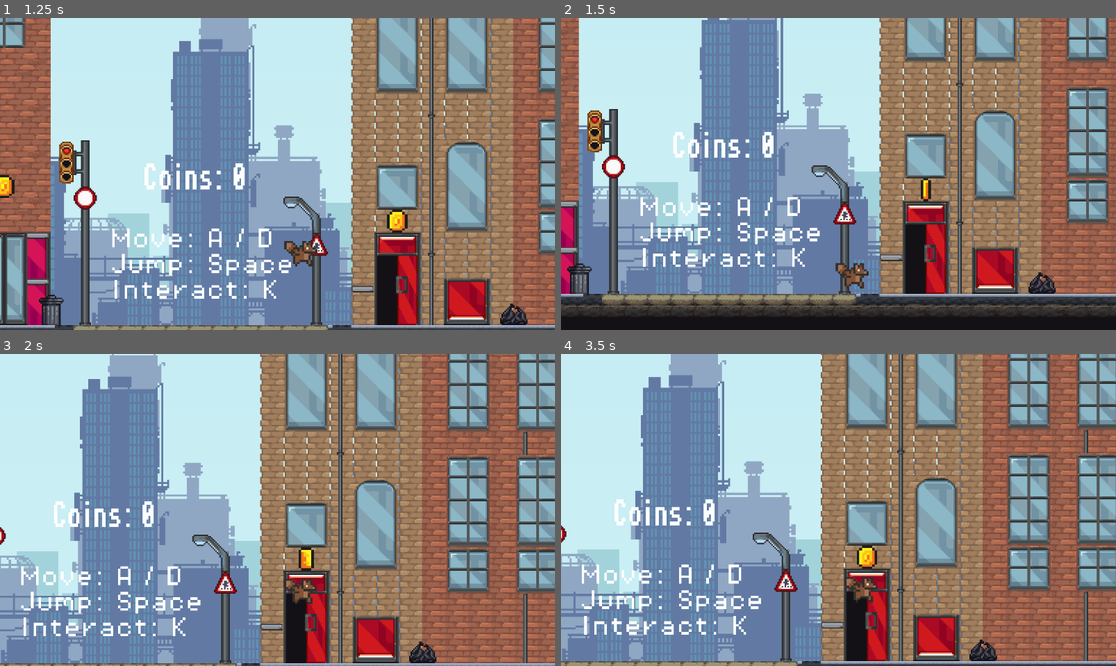
Above: before the commit, frames 1-4 (two rows, left to right).
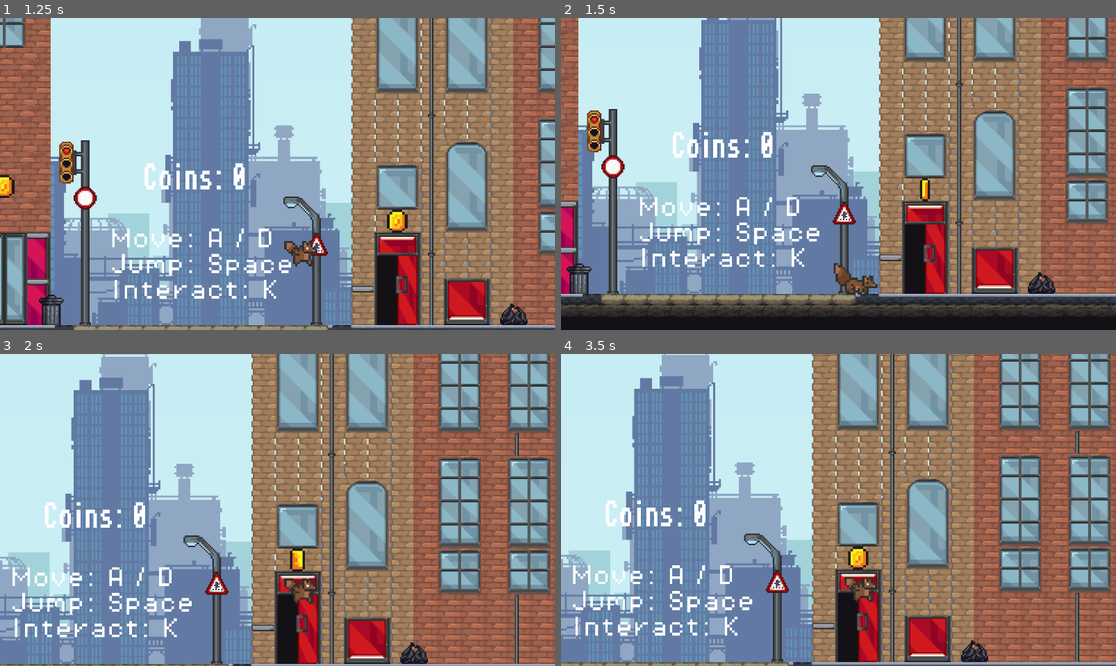
Above: after the commit, the same moments.

Repository: CS196Illinois/FA25-Group6
Game: Godot game, scene res://Scene/games.tscn
Two runs of this game, one before a commit and one after it. Both use one fixed random seed, a clock stepped at 60 frames per second and the inputs below.
Inputs:
- Up to frame 1 (1.25 s): hold Right (move_right) from 0.53 s (still down); hold K (interact) from 0.53 s (still down); tap Space (jump) at 0.77 s
- Up to frame 2 (1.5 s): keep holding Right (move_right); release K (interact) at 1.28 s; tap K (interact) at 1.35 s
- Up to frame 3 (2 s): keep holding Right (move_right); tap Space (jump) at 1.52 s
- Up to frame 4 (3.5 s): release Right (move_right) at 2.03 s; hold A (move_left) 2.03-2.78 s; hold K (interact) 2.03-2.78 s; hold Right (move_right) from 2.78 s (still down); tap K (interact) at 2.85 s; tap Space (jump) at 3.02 s

Frame 1 is identical in both runs. In frame 2, 5.8% of the frame differs, in the area x 0-99%, y 0-96%; in frame 3, 39%; in frame 4, 40%, in the area x 0-100%, y 0-100%.

Commit message:
add npcs and interact with npcs to collect coins

Diff:
--- a/cs-honors-proj/Scene/coin.tscn
+++ b/cs-honors-proj/Scene/coin.tscn
@@ -98,6 +98,45 @@
 
 [sub_resource type="CircleShape2D" id="CircleShape2D_2ap71"]
 radius = 8.0
+
+[sub_resource type="Animation" id="Animation_o6s8f"]
+length = 0.001
+tracks/0/type = "value"
+tracks/0/imported = false
+tracks/0/enabled = true
+tracks/0/path = NodePath("AnimatedSprite2D:visible")
+tracks/0/interp = 1
+tracks/0/loop_wrap = true
+tracks/0/keys = {
+"times": PackedFloat32Array(0),
+"transitions": PackedFloat32Array(1),
+"update": 1,
+"values": [true]
+}
+tracks/1/type = "value"
+tracks/1/imported = false
+tracks/1/enabled = true
+tracks/1/path = NodePath("CollisionShape2D:disabled")
+tracks/1/interp = 1
+tracks/1/loop_wrap = true
+tracks/1/keys = {
+"times": PackedFloat32Array(0),
+"transitions": PackedFloat32Array(1),
+"update": 1,
+"values": [false]
+}
+tracks/2/type = "value"
+tracks/2/imported = false
+tracks/2/enabled = true
+tracks/2/path = NodePath("pickupsound:playing")
+tracks/2/interp = 1
+tracks/2/loop_wrap = true
+tracks/2/keys = {
+"times": PackedFloat32Array(0),
+"transitions": PackedFloat32Array(1),
+"update": 1,
+"values": [false]
+}
 
 [sub_resource type="Animation" id="Animation_1g4lx"]
 resource_name = "pickup"
@@ -152,45 +191,6 @@
 }]
 }
 
-[sub_resource type="Animation" id="Animation_o6s8f"]
-length = 0.001
-tracks/0/type = "value"
-tracks/0/imported = false
-tracks/0/enabled = true
-tracks/0/path = NodePath("AnimatedSprite2D:visible")
-tracks/0/interp = 1
-tracks/0/loop_wrap = true
-tracks/0/keys = {
-"times": PackedFloat32Array(0),
-"transitions": PackedFloat32Array(1),
-"update": 1,
-"values": [true]
-}
-tracks/1/type = "value"
-tracks/1/imported = false
-tracks/1/enabled = true
-tracks/1/path = NodePath("CollisionShape2D:disabled")
-tracks/1/interp = 1
-tracks/1/loop_wrap = true
-tracks/1/keys = {
-"times": PackedFloat32Array(0),
-"transitions": PackedFloat32Array(1),
-"update": 1,
-"values": [false]
-}
-tracks/2/type = "value"
-tracks/2/imported = false
-tracks/2/enabled = true
-tracks/2/path = NodePath("pickupsound:playing")
-tracks/2/interp = 1
-tracks/2/loop_wrap = true
-tracks/2/keys = {
-"times": PackedFloat32Array(0),
-"transitions": PackedFloat32Array(1),
-"update": 1,
-"values": [false]
-}
-
 [sub_resource type="AnimationLibrary" id="AnimationLibrary_71t1m"]
 _data = {
 &"RESET": SubResource("Animation_o6s8f"),
@@ -202,6 +202,7 @@
 script = ExtResource("1_5e757")
 
 [node name="AnimatedSprite2D" type="AnimatedSprite2D" parent="."]
+z_index = 3
 scale = Vector2(1.7599983, 1.6037817)
 sprite_frames = SubResource("SpriteFrames_d6513")
 autoplay = "default"
--- a/cs-honors-proj/Scene/games.tscn
+++ b/cs-honors-proj/Scene/games.tscn
@@ -1066,7 +1066,7 @@
 tile_set = SubResource("TileSet_r3qop")
 format = 2
 layer_0/name = "ground"
-layer_0/tile_data = PackedInt32Array(393198, 720897, 6, 3931 …(4704 unchanged characters)…  0, 524269, 786433, 0, 589805, 786433, 0)
+layer_0/tile_data = PackedInt32Array(393198, 720897, 6, 3931 …(4704 unchanged characters)…  0, 524269, 786433, 0, 589805, 786433, 0, 393187, 196609, 6, 393186, 196609, 6, 393185, 196609, 6, 393184, 196609, 6, 393183, 196609, 6, 393182, 196609, 6, 393181, 196609, 6, 393180, 196609, 6, 393179, 196609, 6, 393178, 196609, 6, 393177, 196609, 6, 393176, 196609, 6, 393175, 196609, 6, 393174, 196609, 6, 393173, 196609, 6, 393172, 196609, 6, 393171, 196609, 6, 393170, 196609, 6, 327714, 196609, 6, 327715, 196609, 6, 327716, 196609, 6, 327717, 196609, 6, 327718, 196609, 6, 327719, 196609, 6, 327720, 196609, 6, 327721, 196609, 6, 327722, 196609, 6, 327727, 196609, 6, 327728, 196609, 6, 327730, 196609, 6, 327731, 196609, 6, 327732, 196609, 6, 327723, 196609, 6, 327724, 196609, 6, 327725, 196609, 6, 327726, 196609, 6, 327729, 196609, 6)
 layer_1/name = "building"
 layer_1/tile_data = PackedInt32Array(-655359, 1966080, 6, -589823, 1966080, 6, -524287, 1966080, 6, -458751, 1966080, 6 …(16298 unchanged characters)…
 layer_2/name = "decoration"
--- a/cs-honors-proj/Scene/human.tscn
+++ b/cs-honors-proj/Scene/human.tscn
@@ -1,7 +1,22 @@
-[gd_scene load_steps=11 format=3 uid="uid://cv3om3vpm206i"]
+[gd_scene load_steps=24 format=3 uid="uid://cv3om3vpm206i"]
 
 [ext_resource type="Script" uid="uid://b511xfvpn0iuo" path="res://Script/human.gd" id="1_woi7x"]
 [ext_resource type="Texture2D" uid="uid://di64s7xpittlc" path="res://Asset/sprite/HMMWalkBare.png" id="1_ytu0o"]
+[ext_resource type="Texture2D" uid="uid://bu8112p7vvcww" path="res://Asset/sprite/HMMHurtBare.png" id="2_tunnn"]
+[ext_resource type="Texture2D" uid="uid://6mifj5kbotrx" path="res://Asset/sprite/HMMRunBare.png" id="4_p1u2g"]
+[ext_resource type="AudioStream" uid="uid://icmjynt0kgpn" path="res://Asset/sounds/hurt.wav" id="5_p1u2g"]
+
+[sub_resource type="AtlasTexture" id="AtlasTexture_yxhyb"]
+atlas = ExtResource("2_tunnn")
+region = Rect2(0, 0, 256, 256)
+
+[sub_resource type="AtlasTexture" id="AtlasTexture_5l0b1"]
+atlas = ExtResource("2_tunnn")
+region = Rect2(256, 0, 256, 256)
+
+[sub_resource type="AtlasTexture" id="AtlasTexture_f5i1q"]
+atlas = ExtResource("2_tunnn")
+region = Rect2(512, 0, 256, 256)
 
 [sub_resource type="AtlasTexture" id="AtlasTexture_woi7x"]
 atlas = ExtResource("1_ytu0o")
@@ -31,8 +46,46 @@
 atlas = ExtResource("1_ytu0o")
 region = Rect2(1536, 0, 256, 256)
 
+[sub_resource type="AtlasTexture" id="AtlasTexture_607v0"]
+atlas = ExtResource("4_p1u2g")
+region = Rect2(256, 0, 256, 256)
+
+[sub_resource type="AtlasTexture" id="AtlasTexture_une5q"]
+atlas = ExtResource("4_p1u2g")
+region = Rect2(512, 0, 256, 256)
+
+[sub_resource type="AtlasTexture" id="AtlasTexture_ooqyn"]
+atlas = ExtResource("4_p1u2g")
+region = Rect2(768, 0, 256, 256)
+
+[sub_resource type="AtlasTexture" id="AtlasTexture_mklaf"]
+atlas = ExtResource("4_p1u2g")
+region = Rect2(1024, 0, 256, 256)
+
+[sub_resource type="AtlasTexture" id="AtlasTexture_txiui"]
+atlas = ExtResource("4_p1u2g")
+region = Rect2(1280, 0, 256, 256)
+
+[sub_resource type="AtlasTexture" id="AtlasTexture_amdya"]
+atlas = ExtResource("4_p1u2g")
+region = Rect2(1536, 0, 256, 256)
+
 [sub_resource type="SpriteFrames" id="SpriteFrames_yxhyb"]
 animations = [{
+"frames": [{
+"duration": 1.0,
+"texture": SubResource("AtlasTexture_yxhyb")
+}, {
+"duration": 1.0,
+"texture": SubResource("AtlasTexture_5l0b1")
+}, {
+"duration": 1.0,
+"texture": SubResource("AtlasTexture_f5i1q")
+}],
+"loop": false,
+"name": &"beat",
+"speed": 10.0
+}, {
 "frames": [{
 "duration": 1.0,
 "texture": SubResource("AtlasTexture_woi7x")
@@ -58,13 +111,57 @@
 "loop": true,
 "name": &"default",
 "speed": 5.0
+}, {
+"frames": [{
+"duration": 1.0,
+"texture": SubResource("AtlasTexture_607v0")
+}, {
+"duration": 1.0,
+"texture": SubResource("AtlasTexture_une5q")
+}, {
+"duration": 1.0,
+"texture": SubResource("AtlasTexture_ooqyn")
+}, {
+"duration": 1.0,
+"texture": SubResource("AtlasTexture_mklaf")
+}, {
+"duration": 1.0,
+"texture": SubResource("AtlasTexture_txiui")
+}, {
+"duration": 1.0,
+"texture": SubResource("AtlasTexture_amdya")
+}],
+"loop": true,
+"name": &"runaway",
+"speed": 10.0
 }]
+
+[sub_resource type="RectangleShape2D" id="RectangleShape2D_tunnn"]
+size = Vector2(22, 37)
 
 [node name="human" type="Node2D"]
 z_index = 5
 script = ExtResource("1_woi7x")
 
 [node name="AnimatedSprite2D" type="AnimatedSprite2D" parent="."]
+position = Vector2(-0.99999994, -23)
+scale = Vector2(0.16999605, 0.1857844)
 sprite_frames = SubResource("SpriteFrames_yxhyb")
+animation = &"beat"
 autoplay = "default"
-frame_progress = 0.70610154
+frame = 2
+frame_progress = 1.0
+
+[node name="Area2D" type="Area2D" parent="."]
+collision_mask = 2
+
+[node name="CollisionShape2D" type="CollisionShape2D" parent="Area2D"]
+position = Vector2(-2, -18.5)
+shape = SubResource("RectangleShape2D_tunnn")
+
+[node name="hurt" type="AudioStreamPlayer" parent="."]
+stream = ExtResource("5_p1u2g")
+bus = &"sound effects"
+
+[connection signal="body_entered" from="Area2D" to="." method="_on_area_2d_body_entered"]
+[connection signal="body_exited" from="Area2D" to="." method="_on_area_2d_body_exited"]
--- a/cs-honors-proj/Script/game_manager.gd
+++ b/cs-honors-proj/Script/game_manager.gd
@@ -1,4 +1,6 @@
 extends Node
+
+#part for score(coin) collecting
 @onready var score_label: Label = $ScoreLabel
 var score = 0
 func _ready():
@@ -8,3 +10,28 @@
 	score += 1
 	if score_label:
 		score_label.text = "Coins: " + str(score)
+
+# part for npc creating
+@export var human_copy = preload("res://Scene/human.tscn")
+@export var creat_cd := 3.0  # create humann each 3 seconds
+@export var left_create_x := -550   # create outside left killzone
+@export var right_create_x := 600   # create outside right killzone
+@export var create_y := 80   # create on ground
+
+var time_count = 0.0
+func create_human():
+	var human = human_copy.instantiate() # create new human scene
+	var random_side = randi() % 2 # create random 0 or 1
+	if random_side == 0 :
+		human.position = Vector2(left_create_x, create_y);
+		human.direction = 1;
+	else:
+		human.position = Vector2(right_create_x, create_y);
+		human.direction = -1;
+	add_child(human) #add our new human
+
+func _process(delta):
+	time_count += delta
+	if time_count >= creat_cd:
+		time_count = 0
+		create_human()
--- a/cs-honors-proj/Script/human.gd
+++ b/cs-honors-proj/Script/human.gd
@@ -1,5 +1,49 @@
 extends Node2D
-const speed = 50
+var speed = 50
 var direction = 1
+@onready var animated_sprite_2d: AnimatedSprite2D = $AnimatedSprite2D
+#for moving
 func _process(delta: float) -> void:
 	position.x += speed * delta * direction
+	if direction > 0:
+		animated_sprite_2d.flip_h = false
+	elif direction < 0:
+		animated_sprite_2d.flip_h = true
+	if position.x < -550 or position.x > 600:
+		queue_free()
+
+#for interacting
+var player_enter = false #check player enter the body
+var be_scared = false # ensure only change direction once
+@onready var coin_scene: PackedScene = preload("res://Scene/coin.tscn")
+var first = true
+@onready var hurt_sounds: AudioStreamPlayer = $hurt
+
+func _on_area_2d_body_entered(body: Node2D) -> void:
+	player_enter = true
+func _on_area_2d_body_exited(body: Node2D) -> void:
+	player_enter = false
+
+func _physics_process(delta: float) -> void:
+	if Input.is_action_just_pressed("interact") and player_enter:
+		hurt_sounds.play()
+		if (!be_scared):
+			be_scared = true
+			direction = -1 * direction
+			speed = 150
+			animated_sprite_2d.play("runaway")
+		elif (first):
+			first = false
+			direction = -1 * direction
+			animated_sprite_2d.play("beat")
+			speed = 0
+			await animated_sprite_2d.animation_finished
+			#play hit animation
+			var new_coin = coin_scene.instantiate() # create new coin
+			new_coin.position = self.position + Vector2(direction * 30, -10)
+			# create coin on the ground and at back of the human
+			get_node("/root/GameManager").add_child(new_coin)
+			#create coin under gameManager to ensure the score is added
+			animated_sprite_2d.play("runaway")
+			direction = -1 * direction
+			speed = 300 #run away faster
